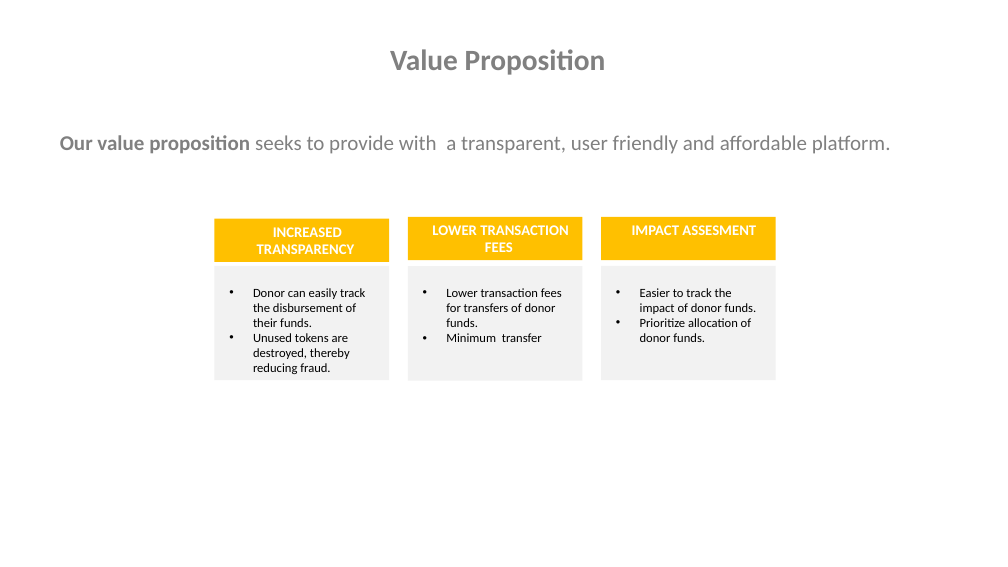
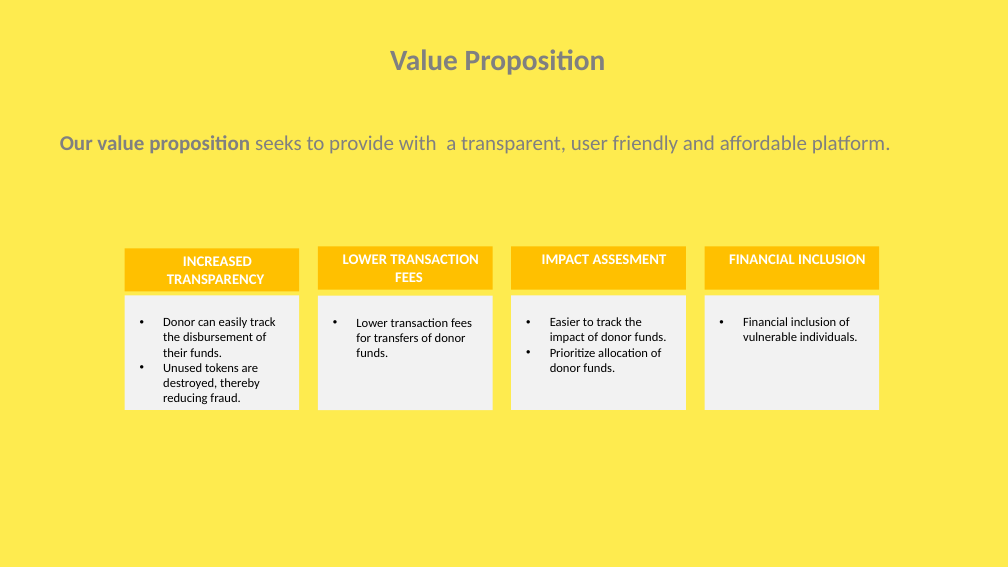
Before and after one commit to PalesaAntony/FundsAid, a slide deck: slide 8 of Linum Labs Presentation_V2.pptx (slide 5 before the commit). Drawn at 1008x567 pixels with LibreOffice and Linux fonts; fonts in the diff are those of the drawing. Boxes give left, top, right and bottom in pixels: in the first picture for what was removed or moved away, otherwise in the second. Text is boxed around its words. In the diff, an @@ line names an element or a change of style, - is before the commit and + after.

```diff
--- a/Linum Labs Presentation_V2.pptx
+++ b/Linum Labs Presentation_V2.pptx
@@ background #FFFFFF to #FEEB4F @@
@@ rectangle added at (x1=705, y1=247, x2=879, y2=290), fill #FFC000, 14 pt, text #FFFFFF, bold @@
+  FINANCIAL INCLUSION
@@ 6 rectangles moved together from (x1=215, y1=217, x2=776, y2=380) to (x1=125, y1=247, x2=686, y2=410) @@
@@ rectangle added at (x1=705, y1=296, x2=879, y2=410), fill #F2F2F2, 12 pt, text #000000 @@
+  • Financial inclusion of vulnerable individuals.
@@ text in rectangle at (x1=446, y1=333, x2=542, y2=342): paragraph removed @@
-  • Minimum transfer
```
Also in this commit, not shown: 8 other slides changed, 2 slides added.
